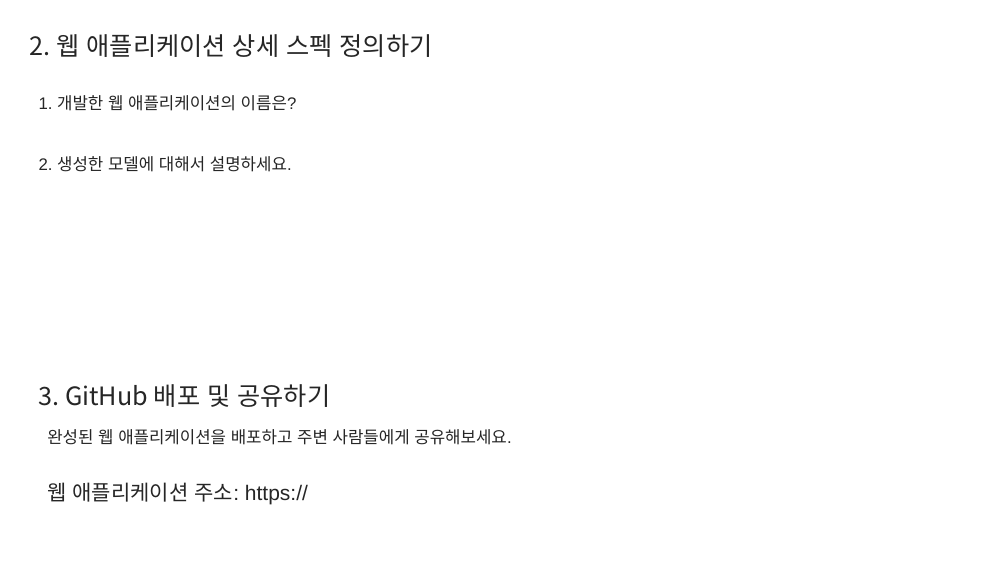
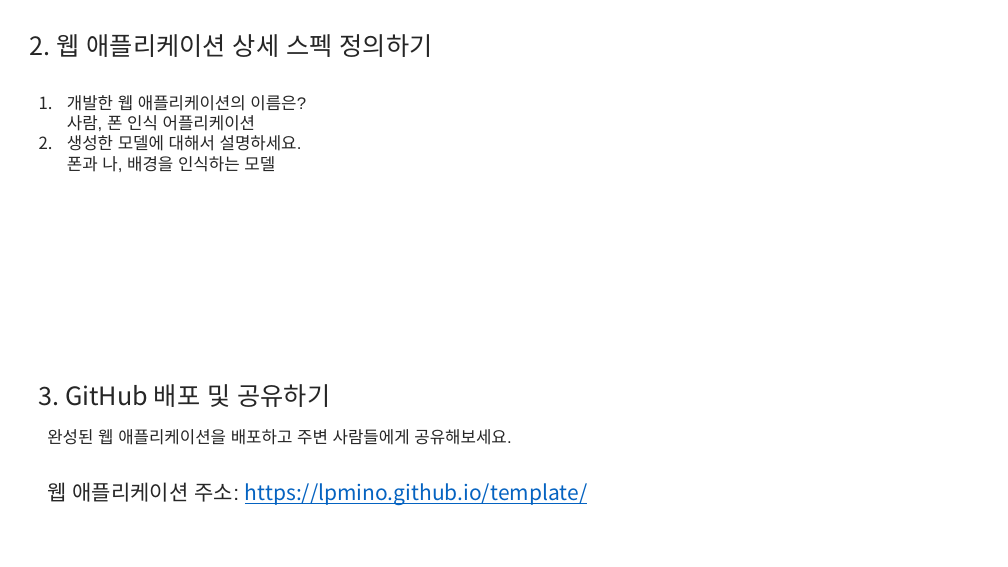
Before and after one commit to LPMINO/template, a slide deck: slide 3 of Report.pptx. Drawn at 1008x567 pixels with LibreOffice and Linux fonts; fonts in the diff are those of the drawing. Boxes give left, top, right and bottom in pixels: in the first picture for what was removed or moved away, otherwise in the second. Text is boxed around its words. In the diff, an @@ line names an element or a change of style, - is before the commit and + after.

```diff
--- a/Report.pptx
+++ b/Report.pptx
@@ text at [67, 95, 306, 172]: text changed @@
-1. 개발한 웹 애플리케이션의 이름은?
-2. 생성한 모델에 대해서 설명하세요.
+1. 개발한 웹 애플리케이션의 이름은?
+   사람, 폰 인식 어플리케이션
+2. 생성한 모델에 대해서 설명하세요.
+   폰과 나, 배경을 인식하는 모델
@@ text at [47, 482, 587, 505]: text changed; font Arial to Noto Sans CJK KR; text colour #262626 to #0563C1 @@
-웹 애플리케이션 주소: https://
+웹 애플리케이션 주소: https://lpmino.github.io/template/
```
Also in this commit, not shown: 1 other file.
